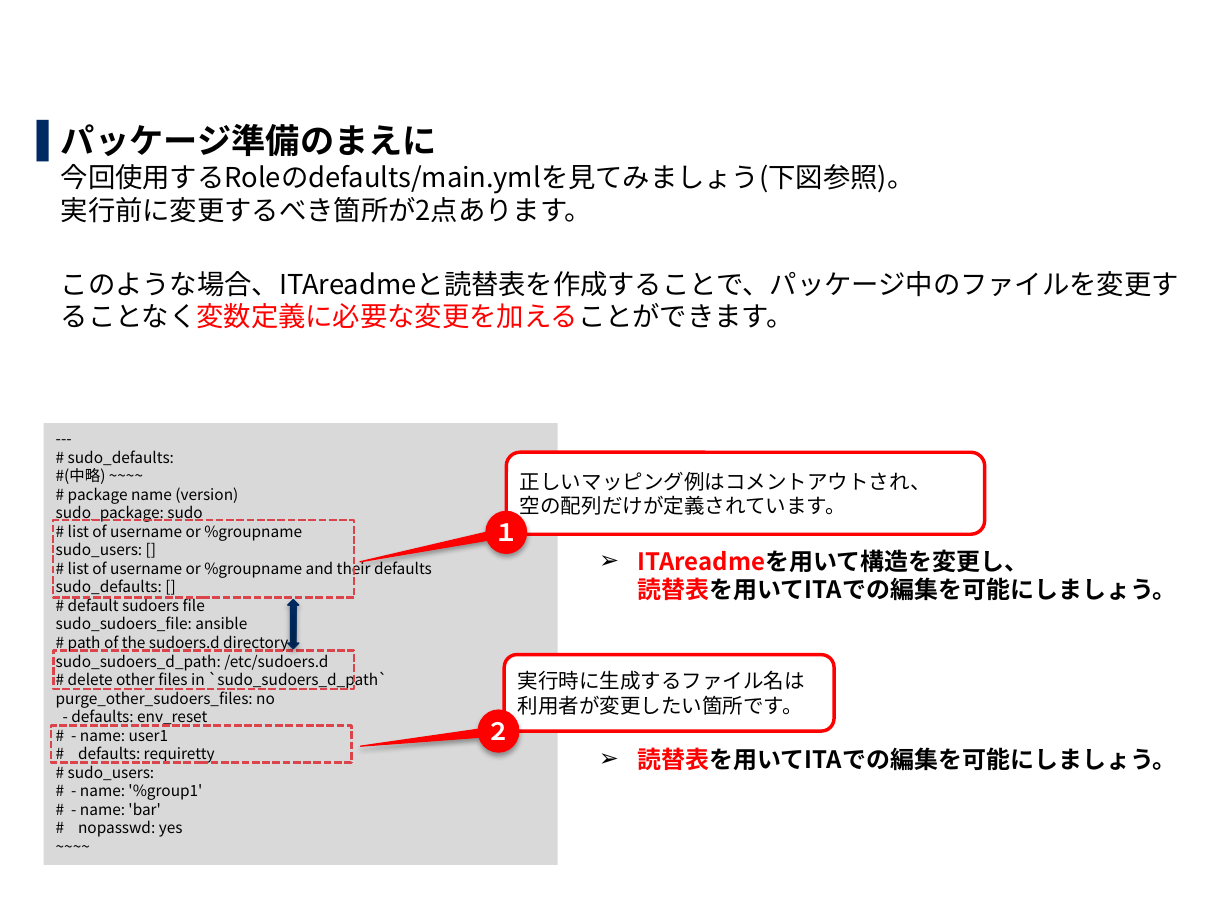
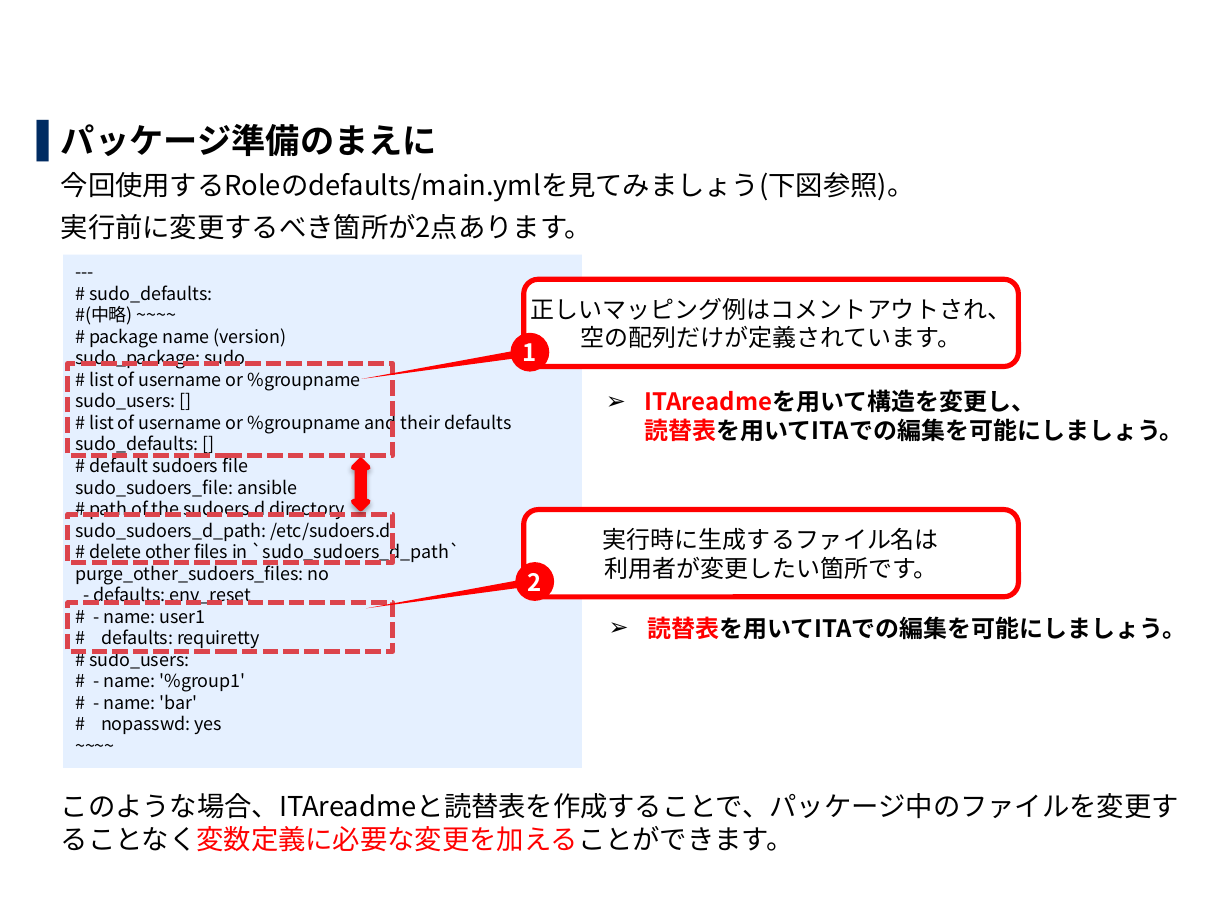
Before and after one commit to exastro-suite/it-automation-docs, a slide deck: slide 30 of asset/Learn_ja/ITA-Ansible-Driver_ja_practice.pptx (slide 29 before the commit). Drawn at 1232x924 pixels with LibreOffice and Linux fonts; fonts in the diff are those of the drawing; background and template pictures are left out. Boxes give left, top, right and bottom in pixels: in the first picture for what was removed or moved away, otherwise in the second. Text is boxed around its words. In the diff, an @@ line names an element or a change of style, - is before the commit and + after.

```diff
--- a/asset/Learn_ja/ITA-Ansible-Driver_ja_practice.pptx
+++ b/asset/Learn_ja/ITA-Ansible-Driver_ja_practice.pptx
@@ text at box(61, 124, 1179, 852): text changed @@
-▌ パッケージ準備のまえに
-  今回使用するRoleのdefaults/main.ymlを見てみましょう(下図参照)。
-  実行前に変更するべき箇所が2点あります。
-  このような場合、ITAreadmeと読替表を作成することで、パッケージ中のファイルを変更することなく変数定義に必要な変更を加えることができます。
+▌ パッケージ準備のまえに
+  今回使用するRoleのdefaults/main.ymlを見てみましょう(下図参照)。
+  実行前に変更するべき箇所が2点あります。
+  このような場合、ITAreadmeと読替表を作成することで、パッケージ中のファイルを変更することなく変数定義に必要な変更を加えることができます。
@@ rectangle "---": place and size @@
-rectangle "---" at box(43, 423, 557, 864)
+rectangle "---" at box(63, 255, 582, 769)
@@ rectangle "---" at box(63, 255, 582, 769): size 9 to 10.5 pt; fill #D9D9D9 to #E5F0FF @@
@@ rounded rectangle "正しいマッピング例はコメントアウトされ、 空の配列だけが定義されています。": place and size @@
-rounded rectangle "正しいマッピング例はコメントアウトされ、 空の配列だけが定義されています。" at box(506, 452, 984, 535)
+rounded rectangle "正しいマッピング例はコメントアウトされ、 空の配列だけが定義されています。" at box(524, 280, 1019, 367)
@@ rounded rectangle "正しいマッピング例はコメントアウトされ、 空の配列だけが定義されています。" at box(524, 280, 1019, 367): size 12 to 14 pt; alignment left to centre; outline #FF0000 2 pt to #FF0000 3 pt @@
@@ speech bubble "1" at box(510, 333, 548, 371): outline #FF0000 0.75 pt to none; shadow off; proportions changed @@
@@ speech bubble "1": place and size @@
-speech bubble "1" at box(485, 511, 526, 553)
+speech bubble "1" at box(510, 333, 548, 371)
@@ text in speech bubble at box(523, 343, 537, 361): text changed @@
-１
+1
@@ outline #DC444C 1.5 pt dashed to #DC444C 3 pt dashed in 3 elements at box(68, 602, 393, 650), box(68, 514, 393, 562), box(68, 363, 393, 456) @@
@@ rectangle: place and size @@
-rectangle at box(53, 520, 354, 598)
+rectangle at box(68, 363, 393, 456)
@@ text "ITAreadmeを用いて構造を変更し、 読替表を用いてITAでの編集を可能にしましょう。": place and size @@
-text "ITAreadmeを用いて構造を変更し、 読替表を用いてITAでの編集を可能にしましょう。" at box(638, 549, 1177, 600)
+text "ITAreadmeを用いて構造を変更し、 読替表を用いてITAでの編集を可能にしましょう。" at box(644, 389, 1183, 441)
@@ up down arrow: place and size @@
-up down arrow at box(288, 600, 299, 649)
+up down arrow at box(354, 461, 368, 509)
@@ up down arrow at box(354, 461, 368, 509): fill gradient #002049 to #002A5F to #FF0000; outline #002A60 0.75 pt to #FF0000 3 pt @@
@@ rectangle: place and size @@
-rectangle at box(53, 650, 354, 689)
+rectangle at box(68, 514, 393, 562)
@@ rounded rectangle "実行時に生成するファイル名は 利用者が変更したい箇所です。" at box(524, 510, 1019, 598): size 12 to 14 pt; alignment left to centre; outline #FF0000 2 pt to #FF0000 3 pt @@
@@ rounded rectangle "実行時に生成するファイル名は 利用者が変更したい箇所です。": place and size @@
-rounded rectangle "実行時に生成するファイル名は 利用者が変更したい箇所です。" at box(504, 654, 834, 731)
+rounded rectangle "実行時に生成するファイル名は 利用者が変更したい箇所です。" at box(524, 510, 1019, 598)
@@ speech bubble "2": place and size @@
-speech bubble "2" at box(478, 710, 519, 752)
+speech bubble "2" at box(515, 562, 553, 600)
@@ speech bubble "2" at box(515, 562, 553, 600): outline #FF0000 0.75 pt to none; shadow off; proportions changed @@
@@ text in speech bubble at box(528, 573, 542, 591): text changed @@
-２
+2
@@ rectangle: place and size @@
-rectangle at box(51, 726, 351, 763)
+rectangle at box(68, 602, 393, 650)
@@ text "読替表を用いてITAでの編集を可能にしましょう。": place and size @@
-text "読替表を用いてITAでの編集を可能にしましょう。" at box(637, 747, 1176, 770)
+text "読替表を用いてITAでの編集を可能にしましょう。" at box(647, 616, 1186, 639)
```
Also in this commit, not shown: 60 other slides changed, 3 slides added, 3 other files.
